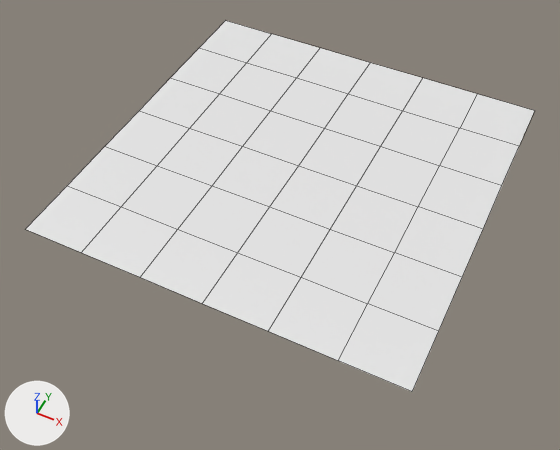
Before and after pictures for a commit that changed the FBX model Assets/PYShader/TextureMix/VertexColor3.fbx.
Before and after are seen from a 50 mm lens placed at (1.24, -2.7, 2.85), pointed at (-0.02, -0.18, -0.3). Every picture has the same lights, and +X, +Y and +Z are marked at lower left. Mesh edges are drawn as thin lines. Where no turn or scale is listed for an object, it has been applied to the vertices.

In view in the first picture: '平面'.
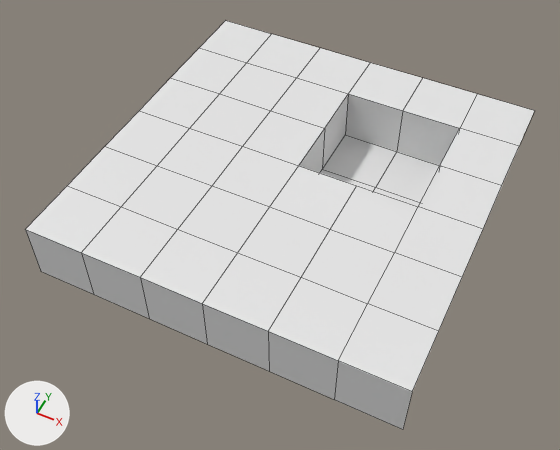
Where the newer file only moved an object's origin or applied its transform, the numbers keep the older frame.

What differs and where, as boxes (x1, y1, x2, y2) in the pictures (560 x 450 px):
'平面', reshaped (10% taller)
    before: (26, 20, 534, 391)
    after: (25, 20, 534, 429)
part 1 of me_平面, added
    after: (25, 229, 412, 429)
part 2 of me_平面, built on
    both: (299, 94, 459, 207)

The change, as a diff of the scene's bpy script:
```diff
--- a/Assets/PYShader/TextureMix/VertexColor3.fbx.py
+++ b/Assets/PYShader/TextureMix/VertexColor3.fbx.py
@@ me_平面 @@
 # used by ob_平面; location = (0.0, 0.0, 0.0)
 # verts and faces of me_平面; kept vertices keep their numbers, new ones are numbered from 49
 # before: 0 (-1.0, -1.0, 0.0) at pixel (25, 229), 1 (1.0, -1.0, 0.0) at pixel (412, 391), 9 (-0.67, -1.0, 0.0) at pixel (81, 252), 10 (-0.33, -1.0, 0.0) at pixel (140, 277), 11 (0.0, -1.0, 0.0) at pixel (202, 303)
 # before: 12 (0.33, -1.0, 0.0) at pixel (268, 331), 13 (0.67, -1.0, 0.0) at pixel (338, 360)
-me_平面.from_pydata(...)  # 49 vertices, 36 faces; spans x -1.0..1.0, y -1.0..1.0, z 0.0
+me_平面.from_pydata(...)  # 64 vertices, 50 faces; spans x -1.0..1.0, y -1.0..1.0, z -0.33..0.0
+# me_平面 part 1
+for new, old in zip([*range(57, 64)], [0, 1, *range(9, 14)]): verts[new] = verts[old] + (0.0, 0.0, -0.33)
+faces += [(11, 61, 62, 12), (1, 13, 63, 58), (0, 57, 59, 9), (10, 60, 61, 11), (12, 62, 63, 13), (9, 59, 60, 10)]
+# me_平面 part 2
+# 1 vertex is removed from x 0.33, y 0.33, z 0.0
+# 4 faces are deleted
+# 1 vertex is added at (0.33, 0.33, -0.31)
+# 8 new vertices lie (0.0, 0.0, -0.31) away from vertices in x 0.0..0.67, y 0.0..0.67, z 0.0
+# 12 new faces join them
```
